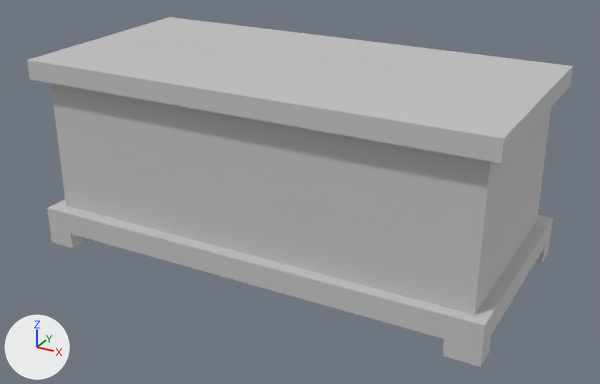
One commit to the FBX model Assets/FBX/A3D_magasin_table_01_.fbx: the scene before it, then after it.
One viewpoint serves both versions: a 50 mm lens placed at (0.758, -0.09, 0.046), pointed at (0.372, 0.612, -0.305). Lighting does not change. The marker at lower left points along +X, +Y and +Z. Where no turn or scale is listed for an object, it has been applied to the vertices.

Before the edit, the objects in view are built like this:
```python
me_mesh = bpy.data.meshes.new('Mesh')
me_mesh.from_pydata(...)  # 48 vertices, 37 faces; spans x -0.246..0.246, y -0.12..0.12, z -0.104..0.104
me_mesh.materials.append(mat_lambert18)  # light grey #c5c5c5
ob_pcube42 = bpy.data.objects.new('pCube42', me_mesh)
ob_pcube42.location = (0.3616, 0.6225, -0.2738)
```
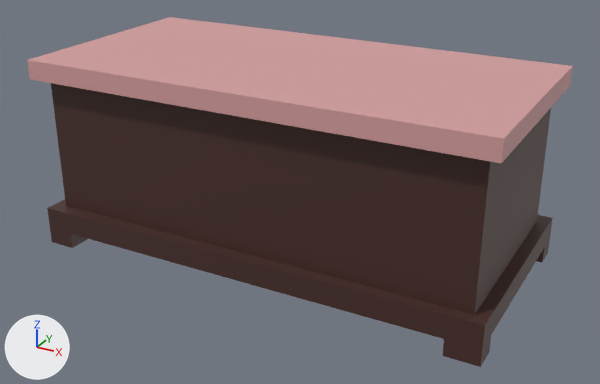
The newer file is also turned or shifted as a whole; pictures and numbers use the older file's frame.

Boxes (x1, y1, x2, y2) around the edits, measured in the pictures (600 x 384 px):
part 1 of me_mesh, recoloured (grey to pink)
    both: (27, 17, 573, 163)
part 2 of me_mesh, recoloured (grey to brown)
    both: (47, 83, 553, 367)

Diff of the bpy script that builds the scene:
```diff
--- a/Assets/FBX/A3D_magasin_table_01_.fbx.py
+++ b/Assets/FBX/A3D_magasin_table_01_.fbx.py
@@ mat_lambert77 @@
+mat_lambert77 = principled_material('lambert77')
+mat_lambert77.base_color = (0.067, 0.0275, 0.0223)  # brown #492e29
@@ mat_lambert76 @@
+mat_lambert76 = principled_material('lambert76')
+mat_lambert76.base_color = (0.672, 0.345, 0.345)  # pink #d69f9f
@@ me_mesh @@
 me_mesh.from_pydata(...)  # 48 vertices, 37 faces; spans x -0.246..0.246, y -0.12..0.12, z -0.104..0.104
 # used by ob_pcube42; location = (0.3616, 0.6225, -0.2738)
+# me_mesh part 1: all 9 faces centred in x -0.246..0.246, y -0.119..0.119, z 0.083..0.104 switch from mat_lambert18 (light grey #c5c5c5) to mat_lambert76 (pink #d69f9f)
+# me_mesh part 2: all 28 faces centred in x -0.246..0.246, y -0.12..0.12, z -0.096..0.011 switch from mat_lambert18 (light grey #c5c5c5) to mat_lambert77 (brown #492e29)
```
